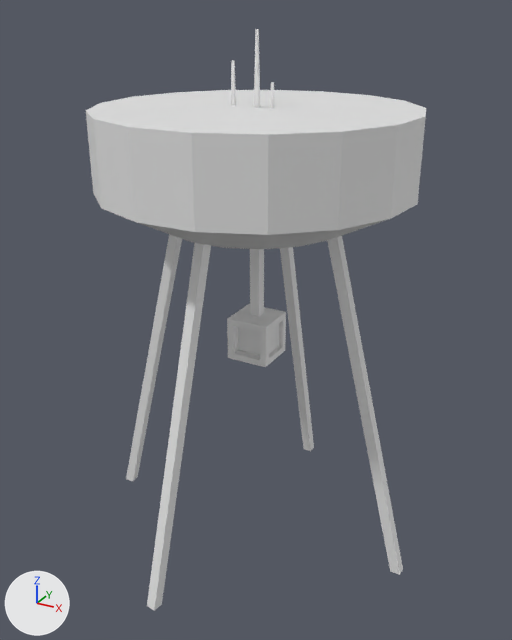
An edit to the FBX model proyecto/Assets/Assets/Ground/CasillaCentralEnergia.fbx, drawn before and after from the same camera.
Before and after are seen from a camera (50 mm lens) standing at (0.147, -0.269, 0.253) and looking at (0.0, -0.001, 0.119). The lights are fixed; the arrows at lower left show +X, +Y and +Z. Where no turn or scale is listed for an object, it has been applied to the vertices.

Names of what the first picture shows: 'Cilindro', 'Cubo', 'Cubo.001', 'Cubo.002', 'Cubo.003', 'Cubo.004'.
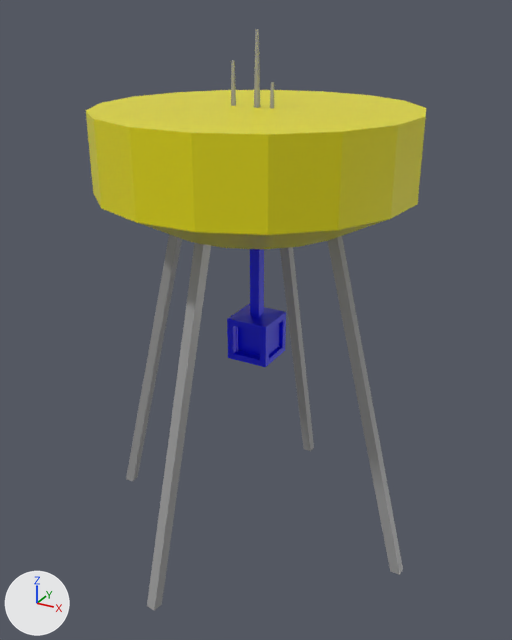
What the commit changed:
Material 'Material.001' (mat_material_001) is new.
Its base color is (0.8, 0.733, 0.0) (yellow #e7de00).
Its roughness is 0.4.
Material 'Material.003' (mat_material_003) is new.
Its base color is (0.343, 0.343, 0.343) (grey #9e9e9e).
Its roughness is 0.4.
Material 'Material.002' (mat_material_002) is new.
Its base color is (0.0, 0.00257, 0.8) (blue #0008e7).
Its roughness is 0.4.
me_cubo_004 has 8 vertices, 6 faces and spans x -0.049..0.008, y -0.006..0.003, z -0.105..0.105.
me_cubo_004 now uses material mat_material_003 (grey #9e9e9e).
me_cubo_003 has 8 vertices, 6 faces and spans x -0.003..0.004, y -0.008..0.049, z -0.105..0.105.
me_cubo_003 now uses material mat_material_003 (grey #9e9e9e).
me_cubo_002 has 8 vertices, 6 faces and spans x -0.01..0.004, y -0.049..0.008, z -0.105..0.105.
me_cubo_002 now uses material mat_material_003 (grey #9e9e9e).
me_cilindro_001 has 51 vertices, 36 faces and spans x -0.0695..0.0695, y -0.0687..0.0698, z -0.0315..0.017.
me_cilindro_001 now uses material mat_material_001 (yellow #e7de00).
me_cubo has 48 vertices, 46 faces and spans x -0.0102..0.0102, y -0.0102..0.0102, z -0.0102..0.0805.
me_cubo now uses material mat_material_002 (blue #0008e7).
me_cubo_001 has 8 vertices, 6 faces and spans x -0.008..0.049, y -0.002..0.002, z -0.105..0.105.
me_cubo_001 now uses material mat_material_003 (grey #9e9e9e).

Pixel boxes [x1, y1, x2, y2] of what changed, in the pictures (512 x 640 px):
'Cilindro', recoloured (grey to yellow)
    both: [86, 90, 426, 249]
'Cubo.002', recoloured
    both: [147, 243, 211, 611]
'Cubo.001', recoloured
    both: [328, 236, 403, 575]
'Cubo', recoloured (grey to blue)
    both: [227, 249, 286, 367]
'Cubo.004', recoloured
    both: [126, 234, 182, 481]
'Cubo.003', recoloured
    both: [280, 247, 314, 451]
